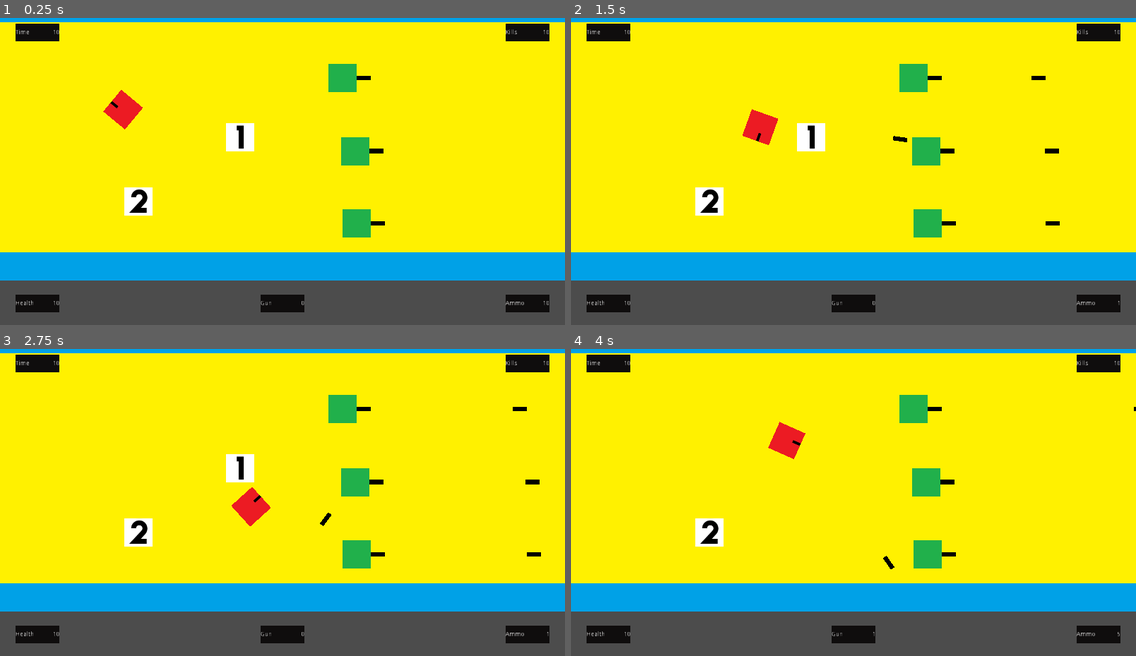
Above: before the commit, frames 1-4 (two rows, left to right).
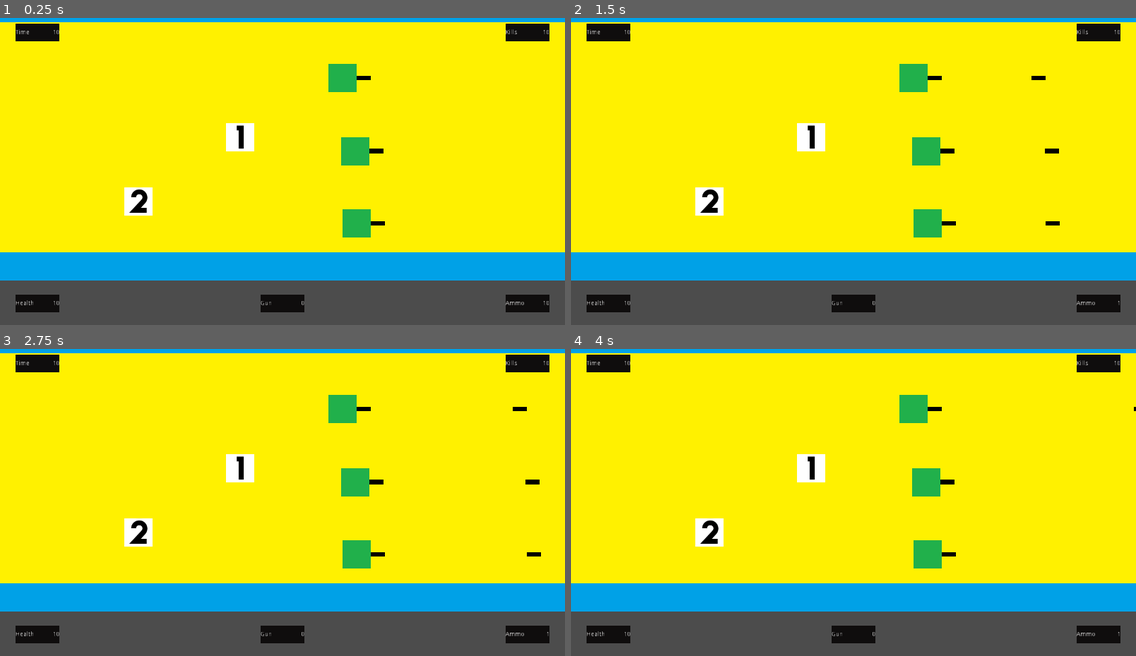
Above: after the commit, the same moments.

Repository: devmcclu/Project-FreeGUN
Game: Godot game, scene res://levels/Main.tscn
Same seed, same stepped clock (60 frames per second), same inputs: the game is played once before the commit and once after it. This scene is started directly instead of the project's main scene.
Inputs (mouse positions are in pixels of both pictures, inside the frame that each line leads up to):
- Up to frame 1 (0.25 s): no input
- Up to frame 2 (1.5 s): tap Enter at 0.5 s; move the mouse to (977, 150) at 0.52 s; hold D (player_move_right) 0.53-1.28 s; click (977, 150) at 0.6 s; move the mouse to (740, 180) at 1.27 s; hold S (player_move_down) from 1.28 s (still down); tap 1 (switch_weapon_1) at 1.35 s
- Up to frame 3 (2.75 s): move the mouse to (339, 428) at 2.02 s; release S (player_move_down) at 2.03 s; hold D (player_move_right) from 2.03 s (still down); tap 2 (switch_weapon_2) at 2.1 s
- Up to frame 4 (4 s): move the mouse to (825, 560) at 2.77 s; release D (player_move_right) at 2.78 s; hold W (player_move_up) 2.78-3.53 s; tap 3 (switch_weapon_3) at 2.85 s; move the mouse to (1023, 545) at 3.52 s; hold A (player_move_left) from 3.53 s (still down); hold Mouse wheel up (weapon_up) from 3.53 s (still down)

The runs differ from the first frame. In frame 1, 0.5% of the frame differs, in the area x 18-26%, y 23-37%; in frame 2, 0.5%; in frame 3, 0.5%; in frame 4, 1.0%, in the area x 34-98%, y 23-94%.
Error before the commit: Invalid call. Nonexistent function 'health_check' in base 'RigidBody2D (enemy.gd)'. (res://scripts/bullet.gd:23)

Commit message:
Allow player to have name label WIP

Diff:
--- a/characters/player.tscn
+++ b/characters/player.tscn
@@ -1,10 +1,10 @@
-[gd_scene load_steps=7 format=2]
+[gd_scene load_steps=8 format=2]
 
 [ext_resource path="res://scripts/player_multiplayer.gd" type="Script" id=1]
 [ext_resource path="res://graphics/Player.png" type="Texture" id=2]
 [ext_resource path="res://graphics/bullet.png" type="Texture" id=3]
-[ext_resource path="res://gui/GUI.tscn" type="PackedScene" id=4]
-
+[ext_resource path="res://Iso_Dark/iso_dark.theme" type="Theme" id=4]
+[ext_resource path="res://gui/GUI.tscn" type="PackedScene" id=5]
 
 [sub_resource type="RectangleShape2D" id=1]
 
@@ -18,7 +18,6 @@
 
 [node name="player" type="KinematicBody2D" index="0"]
 
-position = Vector2( 278.874, 231.712 )
 input_pickable = false
 collision_layer = 1
 collision_mask = 7
@@ -94,7 +93,33 @@
 scale = Vector2( 1, 1 )
 transform = Transform2D( 1, 0, 0, 1, 0, 0 )
 
-[node name="GUI" parent="CanvasLayer" index="0" instance=ExtResource( 4 )]
+[node name="label" type="Label" parent="CanvasLayer" index="0"]
+
+visible = false
+anchor_left = 0.0
+anchor_top = 0.0
+anchor_right = 0.0
+anchor_bottom = 0.0
+margin_left = 620.0
+margin_top = 300.0
+margin_right = 660.0
+margin_bottom = 314.0
+rect_pivot_offset = Vector2( 0, 0 )
+rect_clip_content = false
+mouse_filter = 2
+mouse_default_cursor_shape = 0
+size_flags_horizontal = 1
+size_flags_vertical = 4
+theme = ExtResource( 4 )
+text = "Name"
+align = 1
+valign = 1
+percent_visible = 1.0
+lines_skipped = 0
+max_lines_visible = -1
+_sections_unfolded = [ "Rect", "custom_constants" ]
+
+[node name="GUI" parent="CanvasLayer" index="1" instance=ExtResource( 5 )]
 
 [connection signal="ammo_change" from="." to="CanvasLayer/GUI" method="_on_player_ammo_change"]
 
--- a/levels/multiplayer_map.tscn
+++ b/levels/multiplayer_map.tscn
@@ -26,7 +26,7 @@
 custom_solver_bias = 0.0
 extents = Vector2( 779.543, 31.7486 )
 
-[node name="Main" type="Node"]
+[node name="Main" type="Node" index="0"]
 
 [node name="background" type="Sprite" parent="." index="0"]
 
--- a/scripts/Player_Multiplayer.gd
+++ b/scripts/Player_Multiplayer.gd
@@ -152,5 +152,4 @@
 	area.queue_free()
 
 func set_player_name(new_name):
-	#get_node("label").set_text(new_name)
-	pass
+	get_node("CanvasLayer/label").set_text(new_name)
